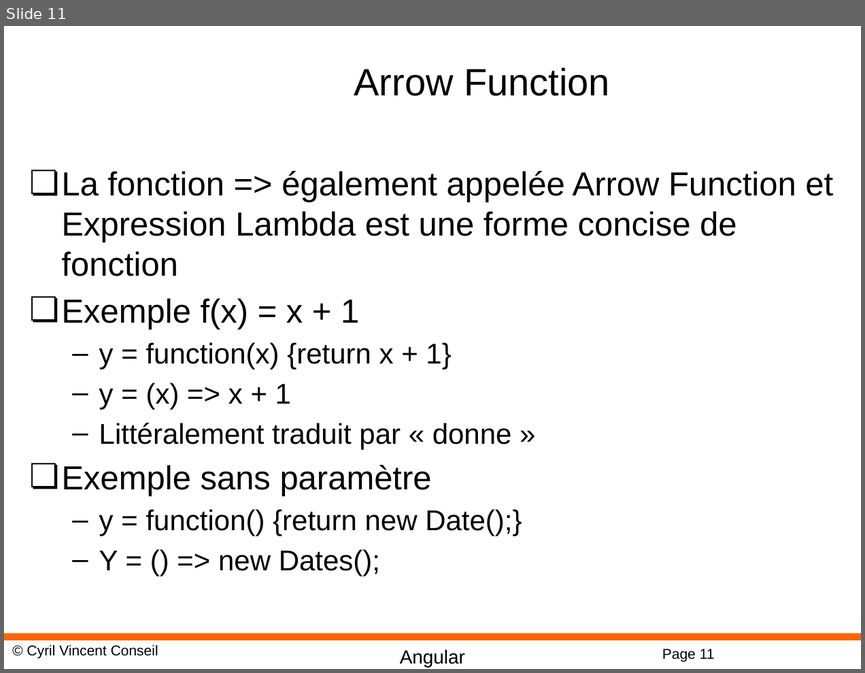
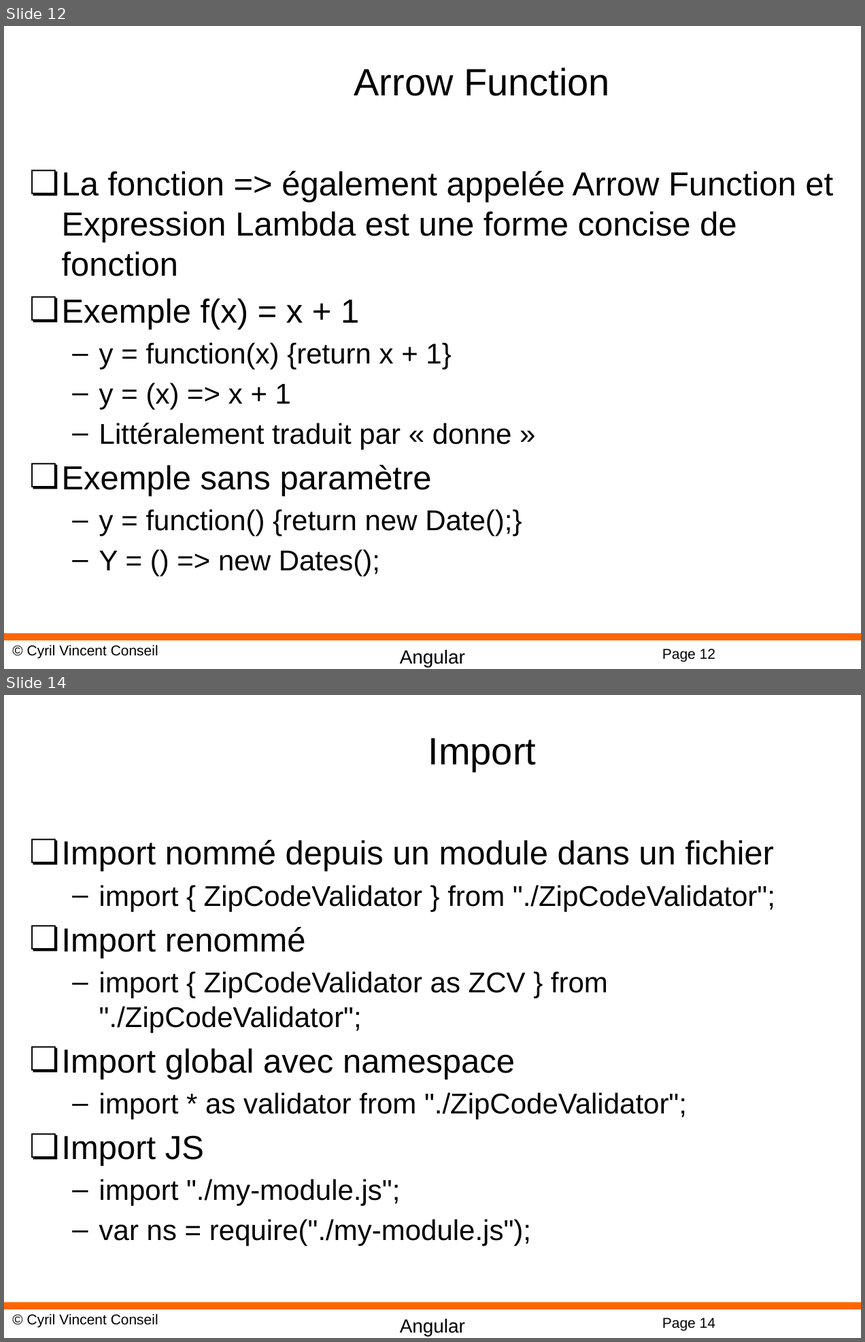
Before and after one commit to cyrilvincent/POE, a slide deck: ppt/angular/Angular07-TS.pptx. Shown one above the other, each under a label of ours: slide 11 before the commit, slides 12 and 14 after it; the slides between them are not shown. The pictures are 865x673 and 865x1342 pixels, drawn with LibreOffice and Linux fonts; fonts in the diff are those of the drawing; background and template pictures are left out. Boxes give left, top, right and bottom in pixels: in the first picture for what was removed or moved away, otherwise in the second. Text is boxed around its words. In the diff, an @@ line names an element or a change of style, - is before the commit and + after.

```diff
--- a/ppt/angular/Angular07-TS.pptx
+++ b/ppt/angular/Angular07-TS.pptx
@@ slide 14 added at (x1=4, y1=695, x2=861, y2=1338), background #FFFFFF; not listed: 4 template elements that a slide beside it also shows @@
@@ title added at (x1=428, y1=738, x2=536, y2=772), 32 pt, text #000000 @@
+Import
@@ text added at (x1=62, y1=840, x2=775, y2=1246), 24 pt, text #000000 @@
+❏ Import nommé depuis un module dans un fichier
+  – import { ZipCodeValidator } from "./ZipCodeValidator";
+❏ Import renommé
+  – import { ZipCodeValidator as ZCV } from "./ZipCodeValidator";
+❏ Import global avec namespace
+  – import * as validator from "./ZipCodeValidator";
+❏ Import JS
+  – import "./my-module.js";
+  – var ns = require("./my-module.js");
@@ what was slide 11 is now slide 12 @@
@@ page number at (x1=662, y1=648, x2=715, y2=661): text changed @@
-Page 11
+Page 12
```
Also in this commit, not shown: 1 slide changed, 4 other slides added, 5 other files.
